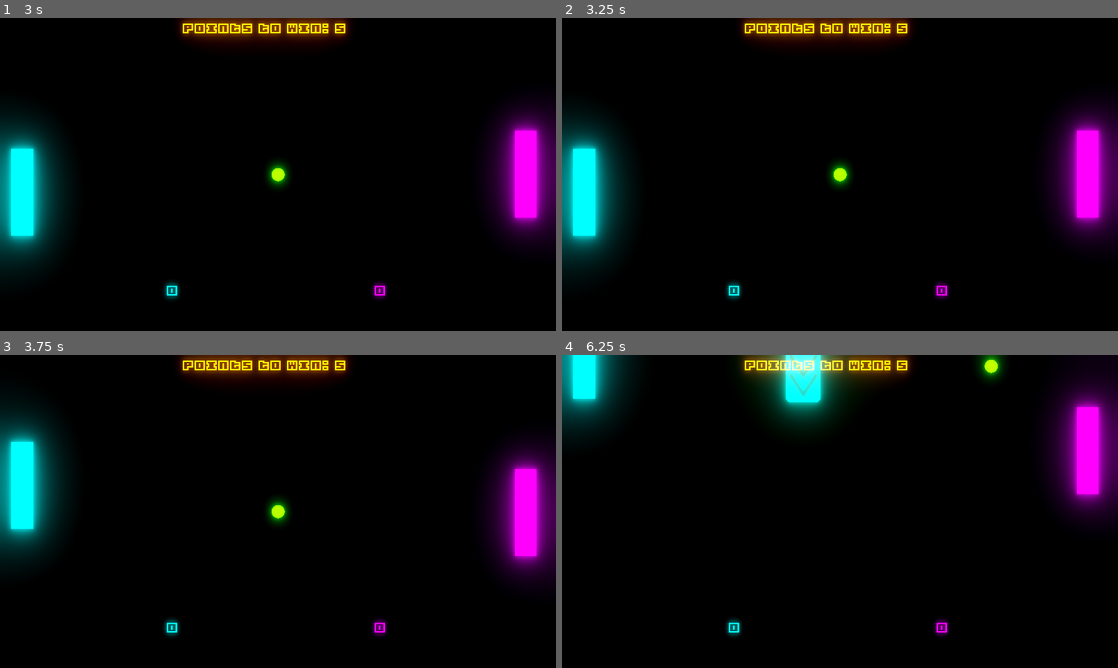
Above: before the commit, frames 1-4 (two rows, left to right).
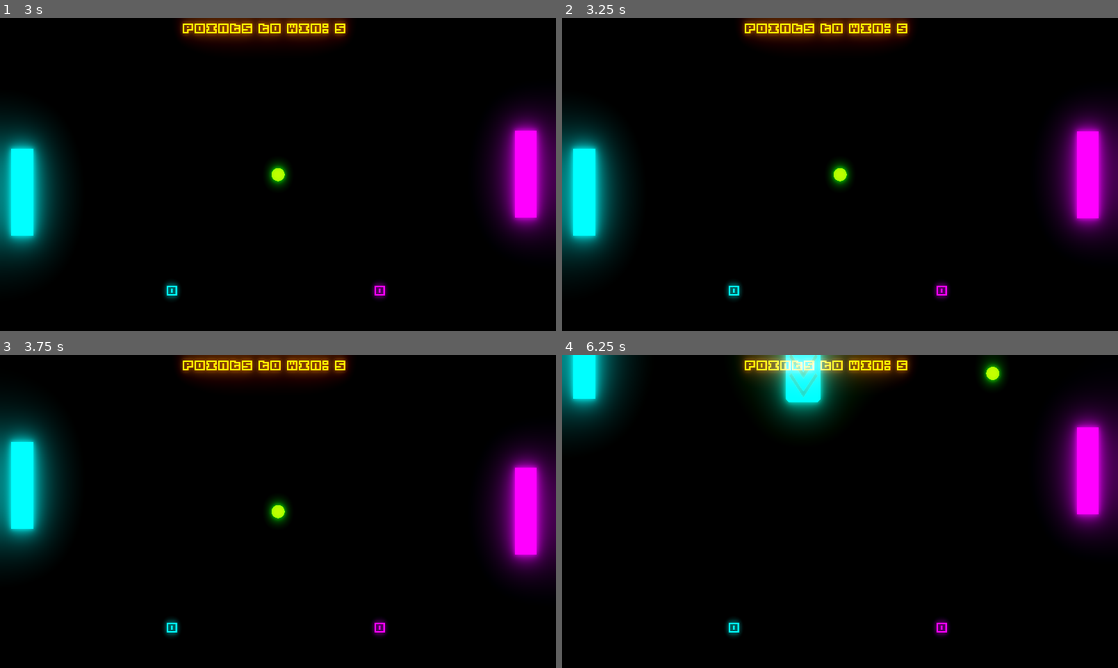
Above: after the commit, the same moments.

Repository: swip3798/ExtremePong
Game: Godot game, scene res://Objects/Main Menu.tscn
The game is run twice, just before and just after one commit, with the same random seed, the same clock (stepped at 60 frames per second) and the same inputs.
Inputs (mouse positions are in pixels of both pictures, inside the frame that each line leads up to):
- Up to frame 1 (3 s): click "Play" at 0.5 s; click "1 Player" at 1.25 s; click "1 Player" at 2 s; click "Play" at 2.75 s
- Up to frame 2 (3.25 s): no input
- Up to frame 3 (3.75 s): move the mouse to (400, 495) at 3.52 s; hold W (ui_up) from 3.53 s (still down); click (400, 495) at 3.67 s
- Up to frame 4 (6.25 s): move the mouse to (728, 527) at 4.27 s; release W (ui_up) at 4.28 s; hold S (ui_down) 4.28-5.03 s; move the mouse to (895, 442) at 5.02 s; hold W (ui_up) from 5.03 s (still down); move the mouse to (812, 574) at 5.77 s; click (812, 574) at 5.92 s

Frame 1 is identical in both runs. In frame 2, less than 0.1% of the frame differs, in the area x 92-97%, y 36-64%; in frame 3, less than 0.1%; in frame 4, 2.8%, in the area x 75-100%, y 0-59%.

Commit message:
Version 0.6.4
Increased physics fps
Improved reaction time of ai

Diff:
--- a/project.godot
+++ b/project.godot
@@ -93,7 +93,7 @@
 
 [physics]
 
-common/physics_fps=150
+common/physics_fps=210
 
 [rendering]
 
Not shown, changed: export_presets.cfg
